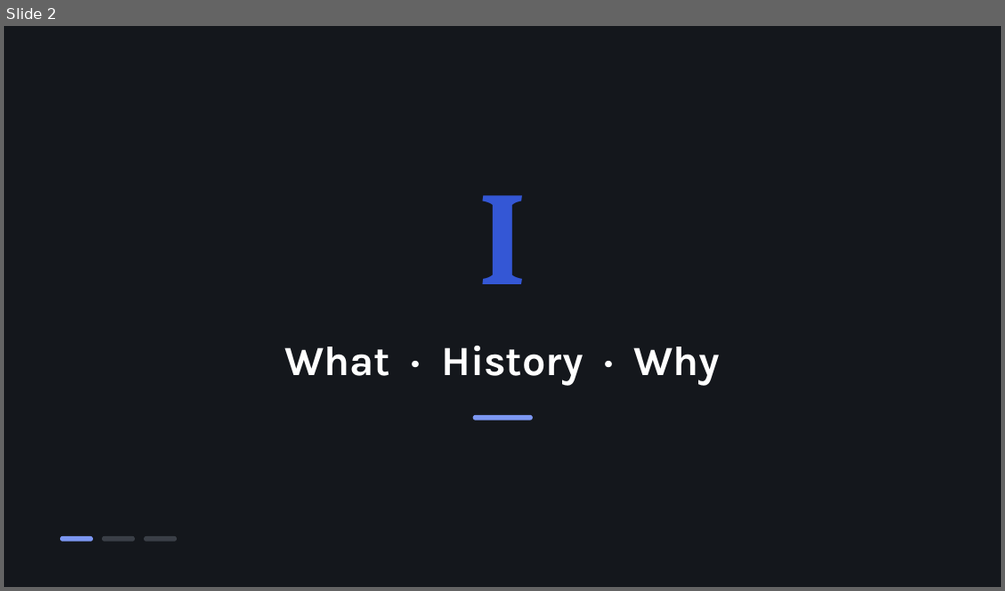
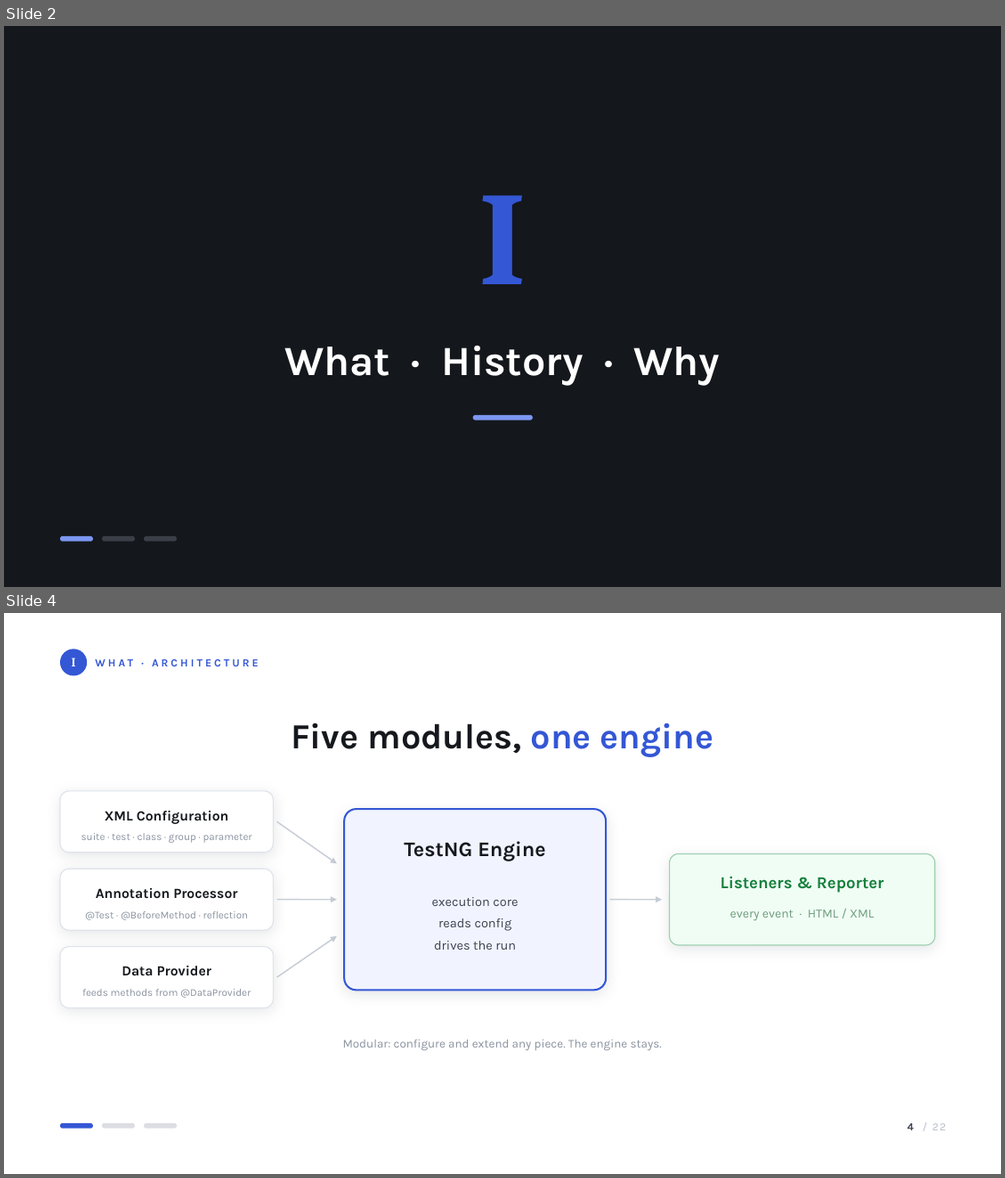
Before and after one commit to facingshootingstar/SWT-TestNG, a slide deck: TestNG.pptx. Shown one above the other, each under a label of ours: slide 2 before the commit, slides 2 and 4 after it; the slides between them are not shown. The pictures are 1005x591 and 1005x1178 pixels, drawn with LibreOffice and Linux fonts; fonts in the diff are those of the drawing. Boxes give left, top, right and bottom in pixels: in the first picture for what was removed or moved away, otherwise in the second. Text is boxed around its words. In the diff, an @@ line names an element or a change of style, - is before the commit and + after.

Commit message:
Add architecture modules and Data/Control pro slides
Rewrite the architecture slide as five named modules and
add deep-dives for Data and Control so all four pros
get a slide. Deck is now 22 slides.

```diff
--- a/TestNG.pptx
+++ b/TestNG.pptx
@@ slide 4 added at [4, 613, 1001, 1174], background #FFFFFF @@
@@ ellipse added at [60, 649, 87, 676], fill #3457D5 @@
@@ text added at [72, 657, 76, 666], 12 pt, text #FFFFFF, bold @@
+I
@@ text added at [95, 659, 259, 666], 10.5 pt, text #3457D5, bold @@
+WHAT · ARCHITECTURE
@@ text added at [291, 722, 713, 757], 34 pt, text #15181D, bold @@
+Five modules, one engine
@@ rounded rectangle added at [60, 791, 273, 852], fill #FFFFFF, outline #DFE3EA 1 pt @@
@@ text added at [105, 811, 229, 824], 13.5 pt, text #15181D, bold @@
+XML Configuration
@@ arrow added from (277, 821) to (337, 863), #C7CDD6 1.25 pt @@
@@ rounded rectangle added at [344, 809, 606, 989], fill #F1F4FE, outline #3457D5 1.75 pt @@
@@ text added at [81, 833, 252, 843], 10 pt, text #8A93A0 @@
+suite · test · class · group · parameter
@@ text added at [404, 841, 545, 861], 20 pt, text #15181D, bold @@
+TestNG Engine
@@ rounded rectangle added at [60, 868, 273, 930], fill #FFFFFF, outline #DFE3EA 1 pt @@
@@ rounded rectangle added at [670, 854, 935, 945], fill #F0FDF4, outline #9ED0B0 1 pt @@
@@ text added at [720, 876, 884, 892], 16 pt, text #15803D, bold @@
+Listeners & Reporter
@@ text added at [96, 888, 237, 899], 13.5 pt, text #15181D, bold @@
+Annotation Processor
@@ arrow added from (277, 900) to (337, 900), #C7CDD6 1.25 pt @@
@@ text added at [432, 897, 518, 949], 12.5 pt, text #3C4450 @@
+execution core
+reads config
+drives the run
@@ arrow added from (610, 900) to (662, 900), #C7CDD6 1.25 pt @@
@@ text added at [85, 911, 249, 920], 10 pt, text #8A93A0 @@
+@Test · @BeforeMethod · reflection
@@ text added at [730, 909, 874, 921], 12 pt, text #6E9C7E @@
+every event · HTML / XML
@@ rounded rectangle added at [60, 947, 273, 1008], fill #FFFFFF, outline #DFE3EA 1 pt @@
@@ arrow added from (277, 977) to (337, 936), #C7CDD6 1.25 pt @@
@@ text added at [121, 965, 211, 975], 13.5 pt, text #15181D, bold @@
+Data Provider
@@ text added at [82, 989, 251, 997], 10 pt, text #8A93A0 @@
+feeds methods from @DataProvider
@@ text added at [343, 1039, 662, 1050], 11.5 pt, text #8A93A0 @@
+Modular: configure and extend any piece. The engine stays.
@@ rounded rectangle added at [60, 1123, 93, 1128], fill #3457D5 @@
@@ rounded rectangle added at [102, 1123, 135, 1128], fill #DCDEE3 @@
@@ rounded rectangle added at [144, 1123, 177, 1128], fill #DCDEE3 @@
@@ text added at [907, 1123, 946, 1130], 10.5 pt, text #B6BDC8 @@
+4 / 22
```
Also in this commit, not shown: 15 slides changed, 2 other slides added, 1 slide removed, 6 other files.
